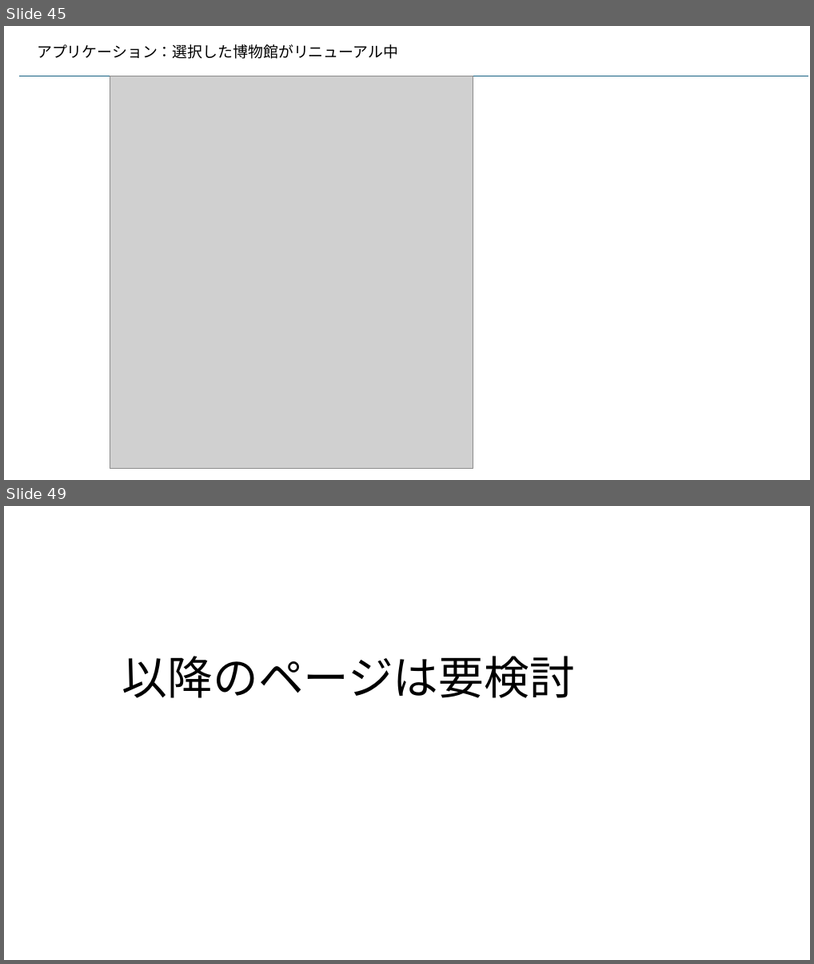
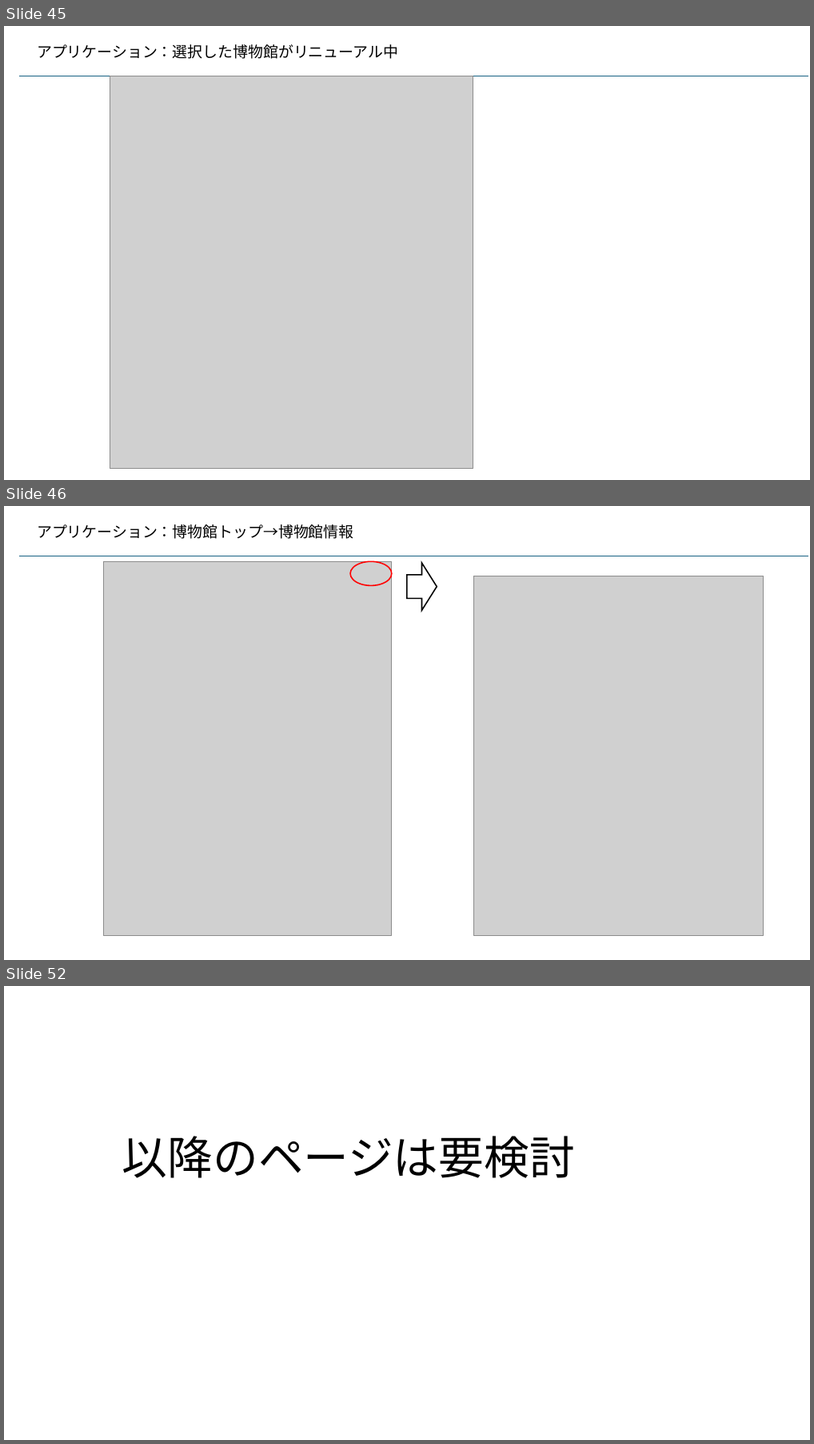
Before and after one commit to kaze-lab/museum_app_proj, a slide deck: 展示物アプリ仕様.pptx. Shown one above the other, each under a label of ours: slides 45 and 49 before the commit, slides 45, 46 and 52 after it; the slides between them are not shown. The pictures are 814x964 and 814x1444 pixels, drawn with LibreOffice and Linux fonts; fonts in the diff are those of the drawing; grey boxes stand for pictures. Boxes give left, top, right and bottom in pixels: in the first picture for what was removed or moved away, otherwise in the second. Text is boxed around its words. In the diff, an @@ line names an element or a change of style, - is before the commit and + after.

```diff
--- a/展示物アプリ仕様.pptx
+++ b/展示物アプリ仕様.pptx
@@ slide 46 added at (x1=4, y1=506, x2=810, y2=960), background #FFFFFF @@
@@ text added at (x1=37, y1=524, x2=354, y2=539), 18 pt, text #000000 @@
+アプリケーション：博物館トップ→博物館情報
@@ line added from (19, 556) to (809, 556), #156082 1.5 pt @@
@@ picture added at (x1=103, y1=562, x2=392, y2=936) @@
@@ ellipse added at (x1=350, y1=562, x2=392, y2=586), outline #FF0000 1.5 pt @@
@@ right arrow added at (x1=407, y1=563, x2=437, y2=610), outline #000000 1.5 pt @@
@@ picture added at (x1=474, y1=576, x2=764, y2=936) @@
@@ what was slide 49 is now slide 52 @@
```
Also in this commit, not shown: 2 other slides added, 4 other files.
